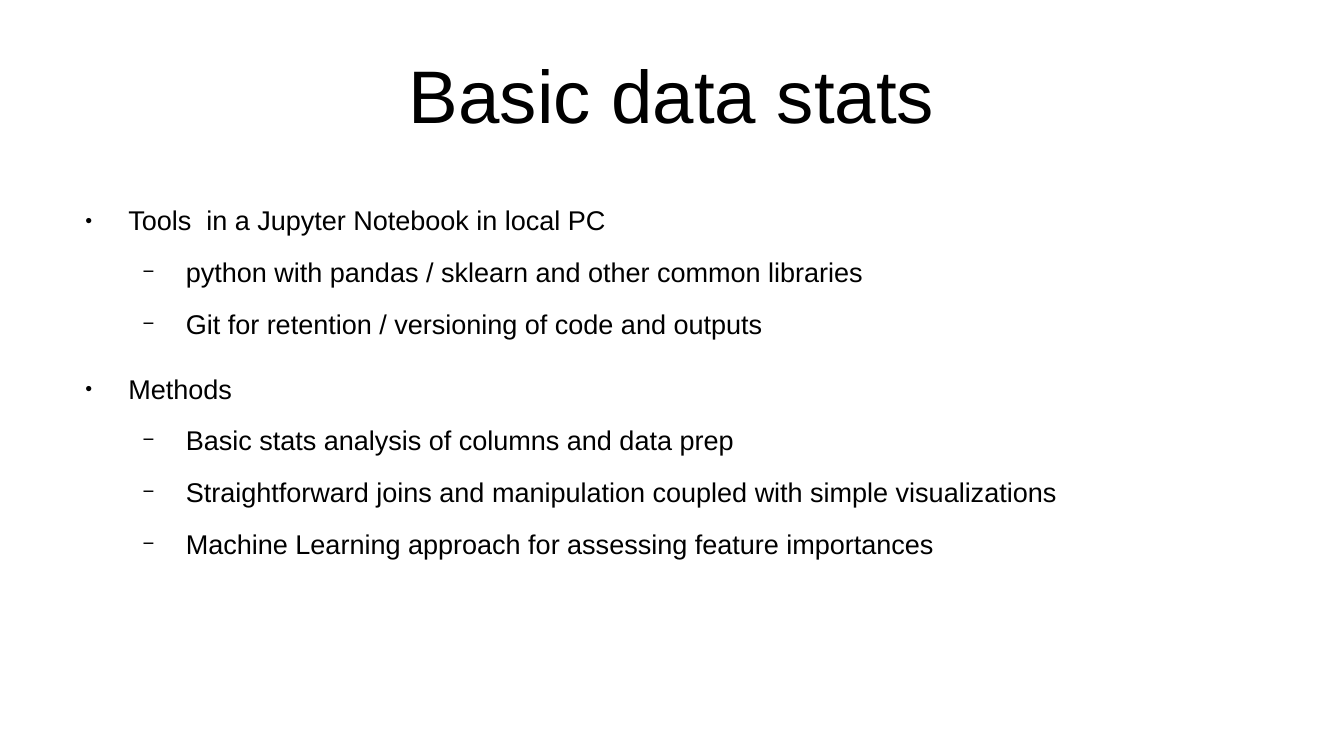
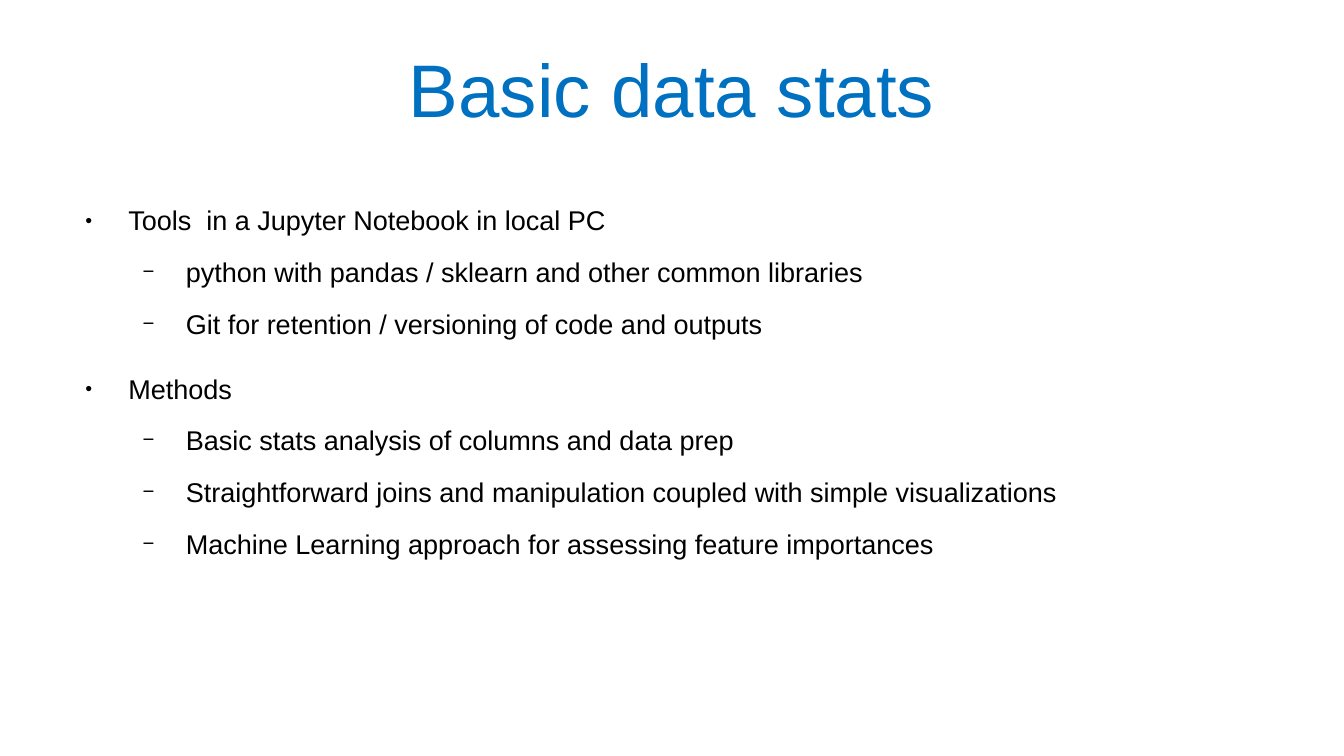
Before and after one commit to melancurion/Traffic_Data_Study, a slide deck: slide 4 of presentation/Traffic_Data_Study.pptx (slide 5 before the commit). Drawn at 1344x756 pixels with LibreOffice and Linux fonts; fonts in the diff are those of the drawing. Boxes give left, top, right and bottom in pixels: in the first picture for what was removed or moved away, otherwise in the second. Text is boxed around its words. In the diff, an @@ line names an element or a change of style, - is before the commit and + after.

```diff
--- a/presentation/Traffic_Data_Study.pptx
+++ b/presentation/Traffic_Data_Study.pptx
@@ title "Basic data stats" at (409, 63, 934, 118): text colour #000000 to #0070C0; line spacing 1 to 0.9 @@
```
Also in this commit, not shown: 3 other slides changed, 12 slides added, 1 slide removed, 4 other files.
